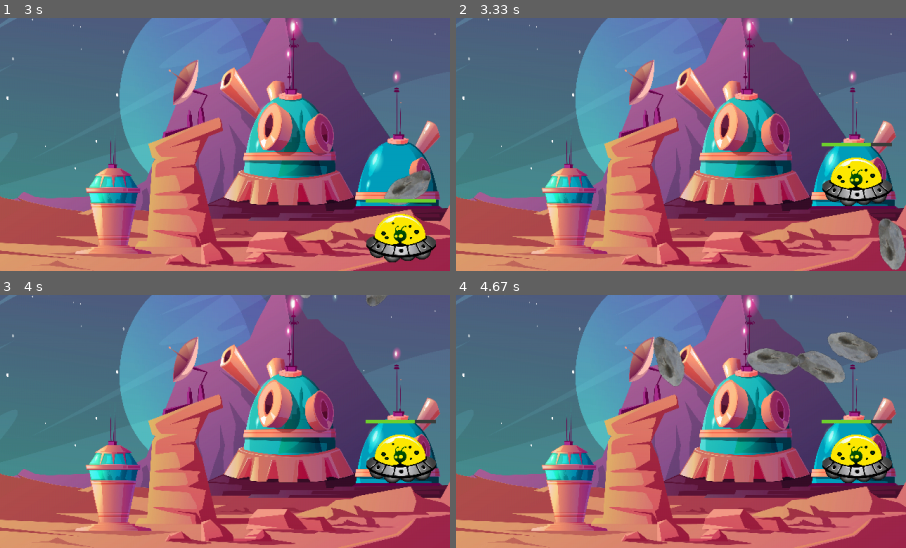
Above: before the commit, frames 1-4 (two rows, left to right).
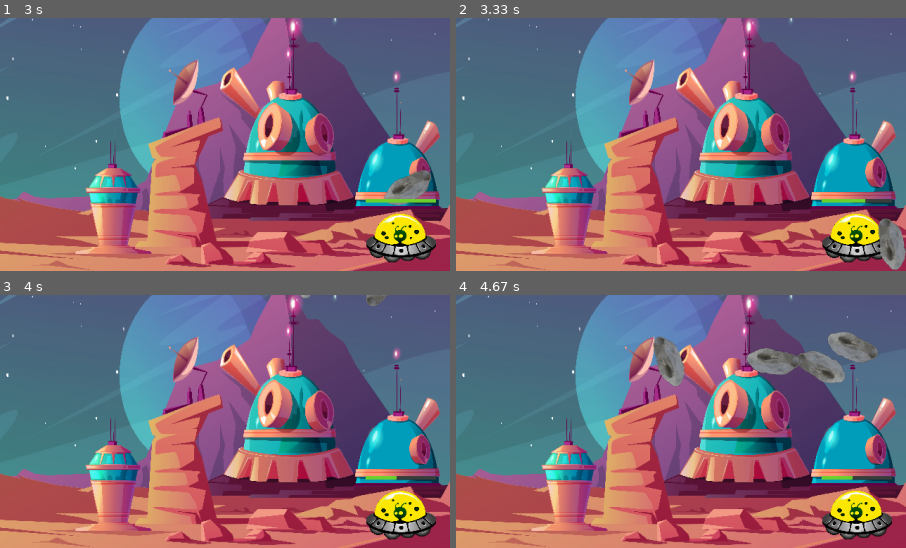
Above: after the commit, the same moments.

Repository: RedaPengam/Collision-Game
Game: pygame game, started from Collision Game/class_Main.py
Two runs of this game, one before a commit and one after it. Both use one fixed random seed, a clock stepped at 60 frames per second and the inputs below.
Inputs:
- Up to frame 1 (3 s): no input
- Up to frame 2 (3.33 s): no input
- Up to frame 3 (4 s): no input
- Up to frame 4 (4.67 s): no input
The pictures show only the part of the screen within x 50-100%, y 17-67%; the shares and areas given below are measured in that part.

Frame 1 is identical in both runs. In frame 2, 4.4% of the frame differs, in the area x 81-97%, y 49-97%; in frame 3, 4.6%; in frame 4, 4.6%.

Commit message:
Update class_Asteroid.py

Diff:
--- a/Collision Game/class_Asteroid.py
+++ b/Collision Game/class_Asteroid.py
@@ -8,7 +8,7 @@
         self.game = game
         self.health = 2
         self.max_health = 2
-        self.damage = 10
+        self.damage = 2
         self.velocity = 2
         #self.all_asteroids = pg.sprite.Group()
         self.image = pg.image.load('data/asteroid.png')
